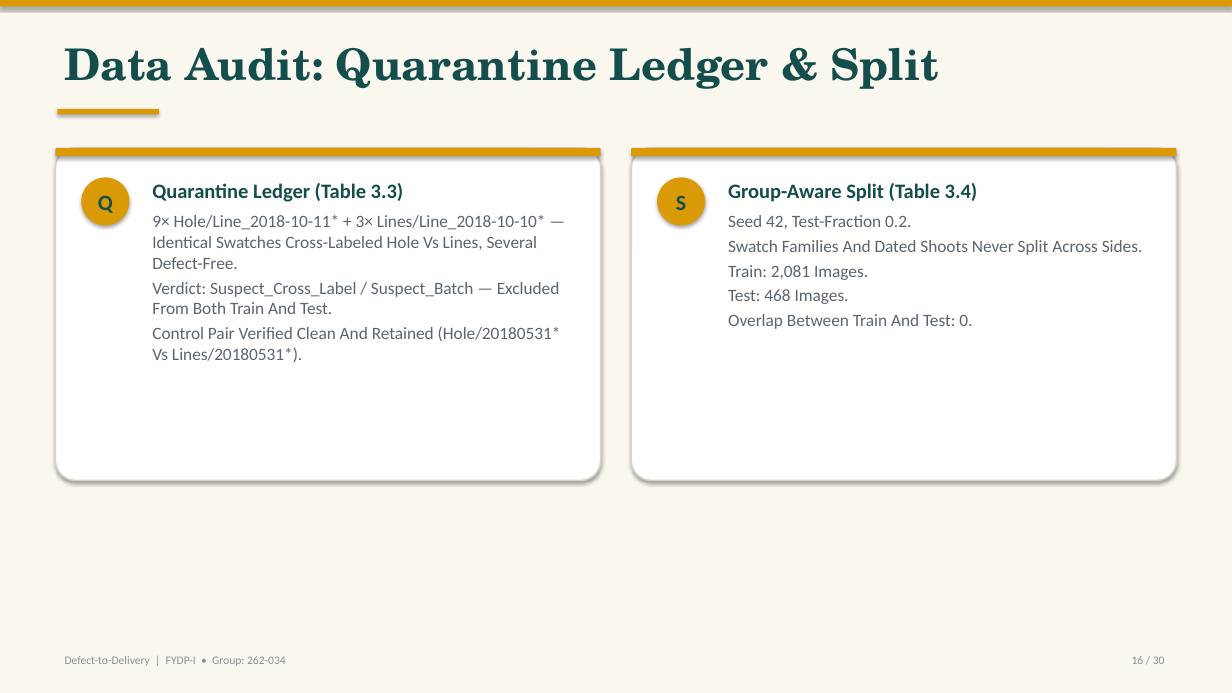
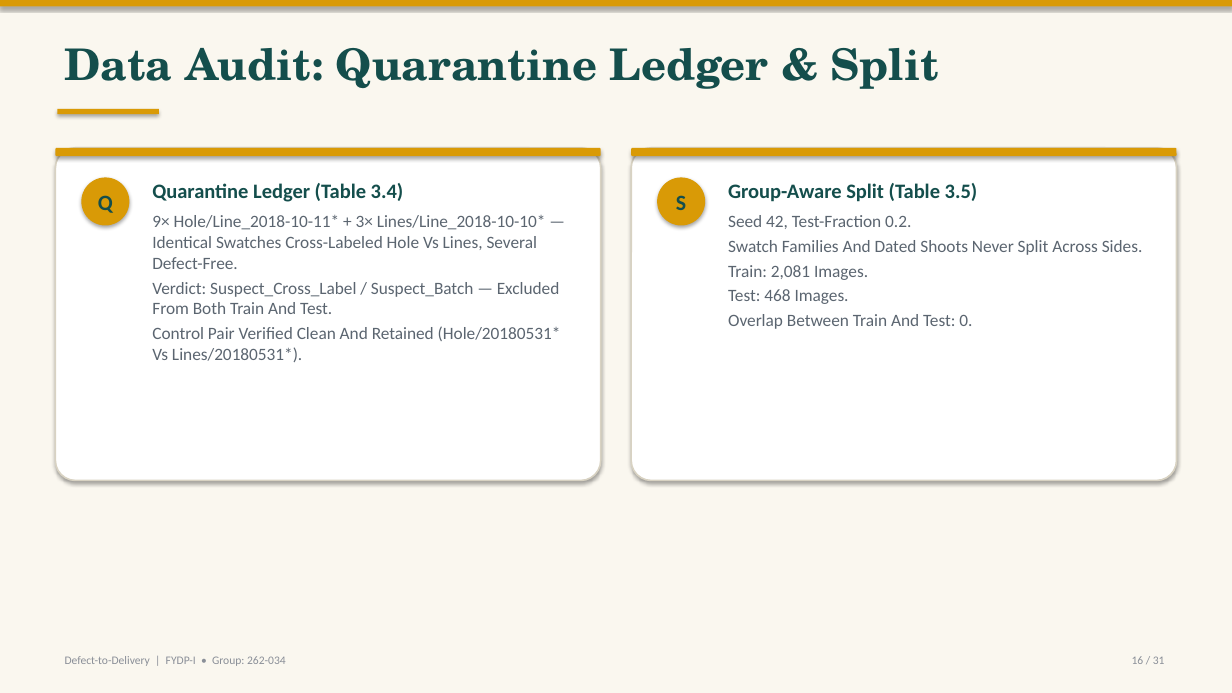
Before and after one commit to labib-ux/FYDP, a slide deck: slide 16 of slides/FYDP-I_Defect-to-Delivery.pptx. Drawn at 1232x693 pixels with LibreOffice and Linux fonts; fonts in the diff are those of the drawing. Boxes give left, top, right and bottom in pixels: in the first picture for what was removed or moved away, otherwise in the second. Text is boxed around its words. In the diff, an @@ line names an element or a change of style, - is before the commit and + after.

Commit message:
Align deck to report: Table 5.1 budget, Table 3.7 plan, report fig refs, CEP slide, benchmark fixes (31 slides)

```diff
--- a/slides/FYDP-I_Defect-to-Delivery.pptx
+++ b/slides/FYDP-I_Defect-to-Delivery.pptx
@@ text at (x1=152, y1=183, x2=404, y2=202): text changed @@
-Quarantine Ledger (Table 3.3)
+Quarantine Ledger (Table 3.4)
@@ text at (x1=728, y1=183, x2=978, y2=202): text changed @@
-Group-Aware Split (Table 3.4)
+Group-Aware Split (Table 3.5)
@@ text at (x1=1132, y1=656, x2=1165, y2=664): text changed @@
-16 / 30
+16 / 31
```
Also in this commit, not shown: 29 other slides changed, 1 slide added.
